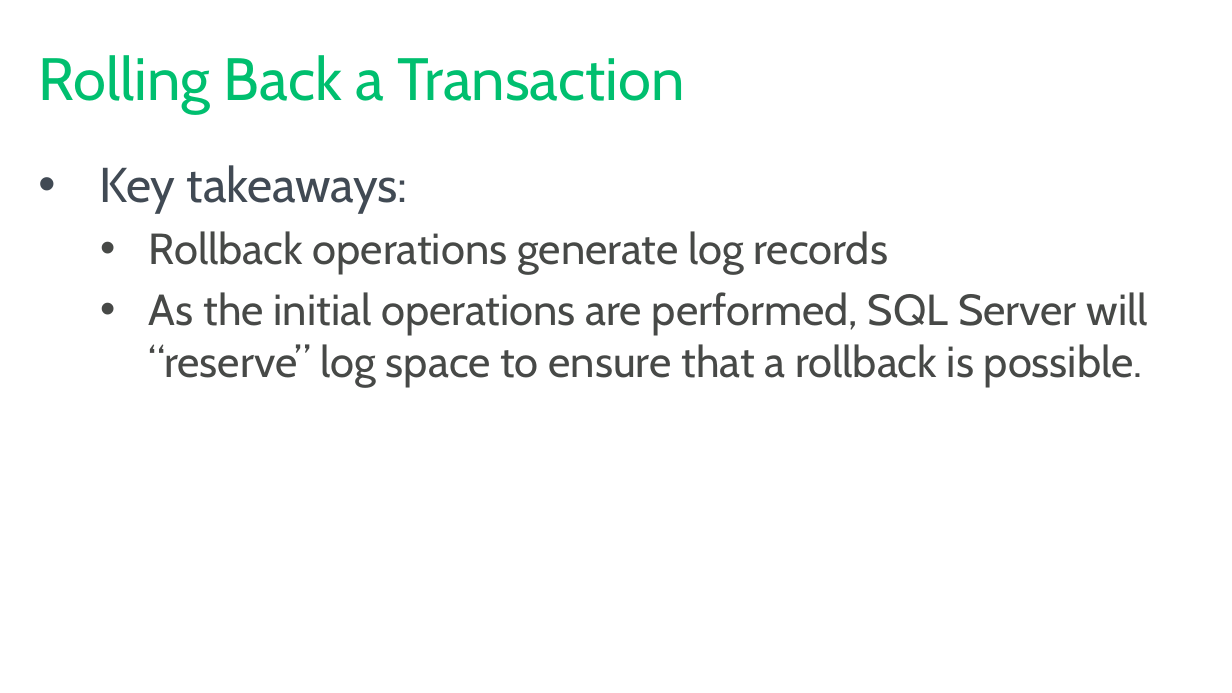
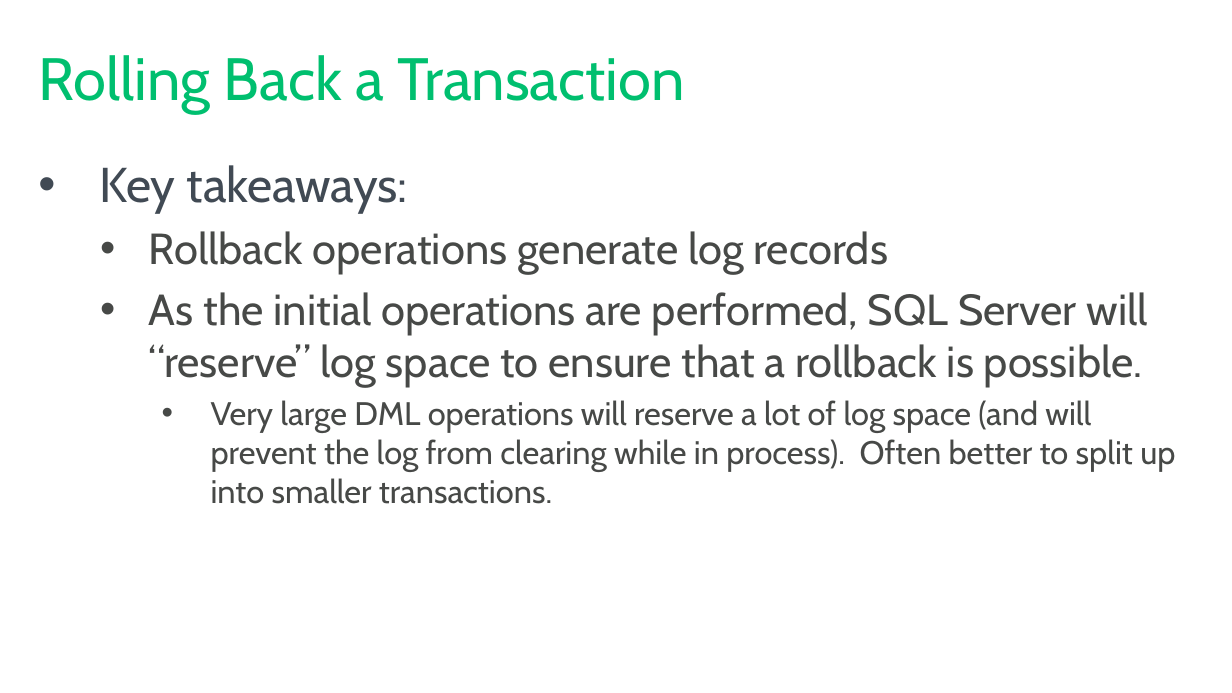
Before and after one commit to tf3604/LogFilePresentation, a slide deck: slide 45 of TransactionLog.pptx. Drawn at 1232x693 pixels with LibreOffice and Linux fonts; fonts in the diff are those of the drawing; background and template pictures are left out. Boxes give left, top, right and bottom in pixels: in the first picture for what was removed or moved away, otherwise in the second. Text is boxed around its words. In the diff, an @@ line names an element or a change of style, - is before the commit and + after.

```diff
--- a/TransactionLog.pptx
+++ b/TransactionLog.pptx
@@ text at <box>211,400,1175,504</box>: paragraph added @@
+    • Very large DML operations will reserve a lot of log space (and will prevent the log from clearing while in process). Often better to split up into smaller transactions.
```
Also in this commit, not shown: 2 other slides changed.
